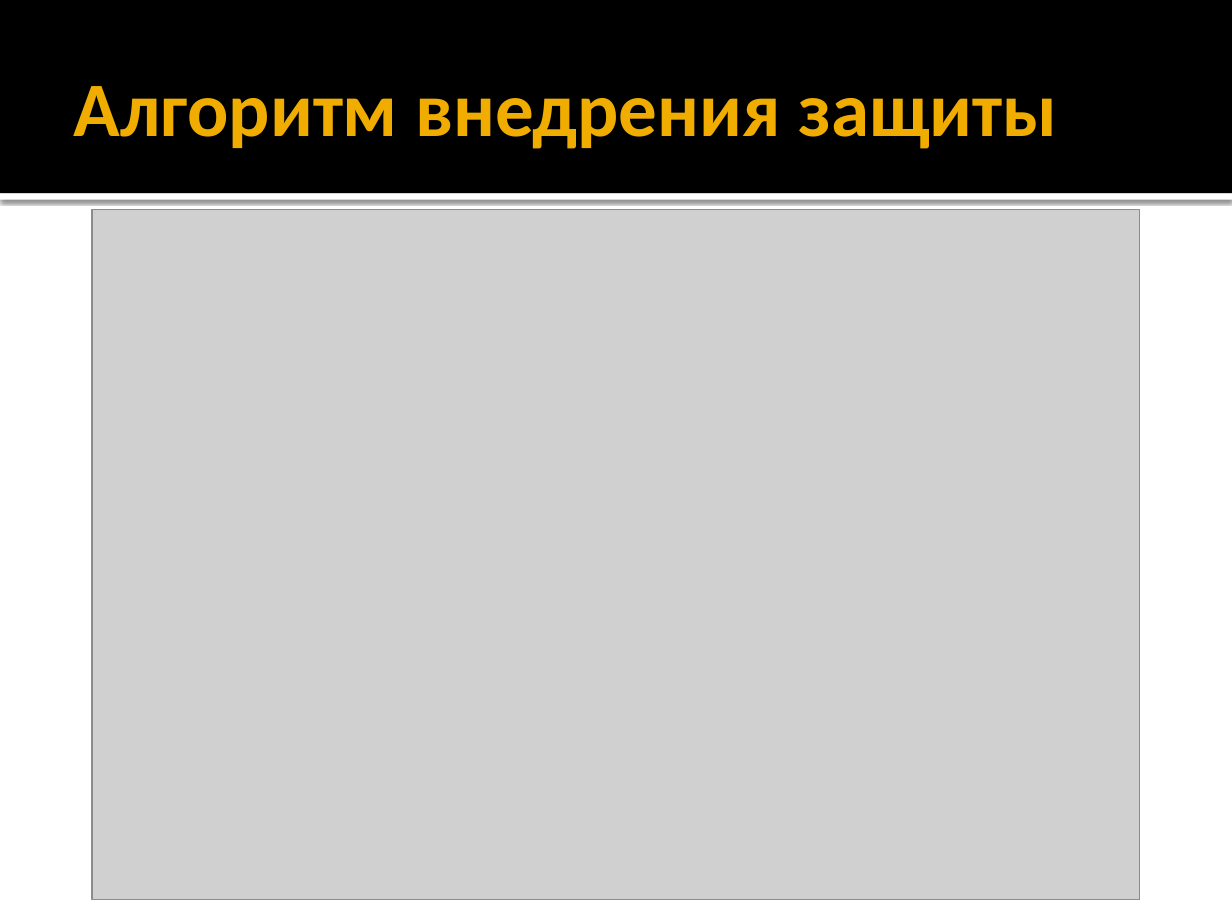
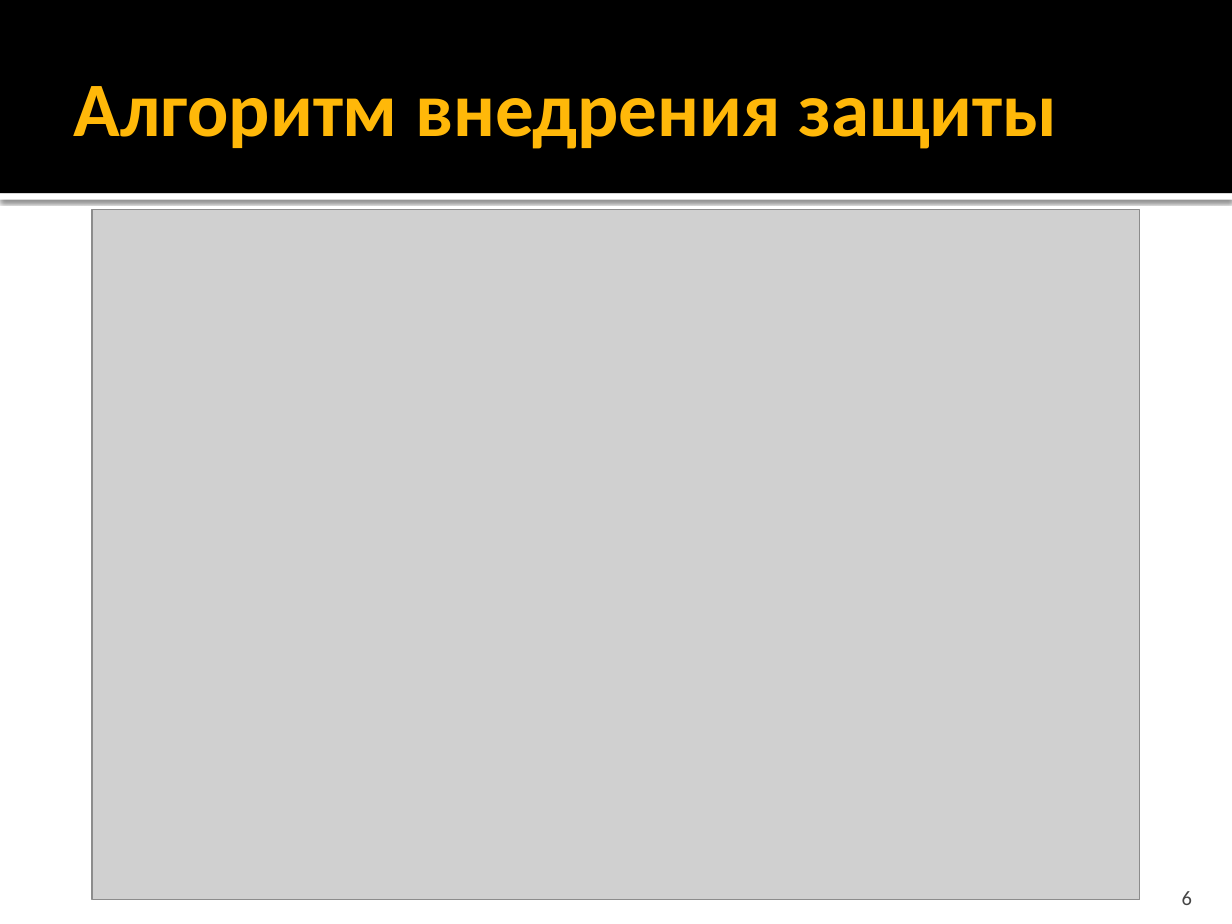
Before and after one commit to bestserg/MonoInjections, a slide deck: slide 6 of Presentation/Дипломный проект.pptx (slide 9 before the commit). Drawn at 1232x924 pixels with LibreOffice and Linux fonts; fonts in the diff are those of the drawing; grey boxes stand for pictures. Boxes give left, top, right and bottom in pixels: in the first picture for what was removed or moved away, otherwise in the second. Text is boxed around its words. In the diff, an @@ line names an element or a change of style, - is before the commit and + after.

```diff
--- a/Presentation/Дипломный проект.pptx
+++ b/Presentation/Дипломный проект.pptx
@@ title "Алгоритм внедрения защиты" at (74,86,1057,149): text colour #F0AD00 to #FFB809 @@
@@ page number added at (1182,891,1192,905), 12 pt, text #454545 @@
+6
```
Also in this commit, not shown: 10 other slides changed, 3 slides added, 4 slides removed, 5 other files.
